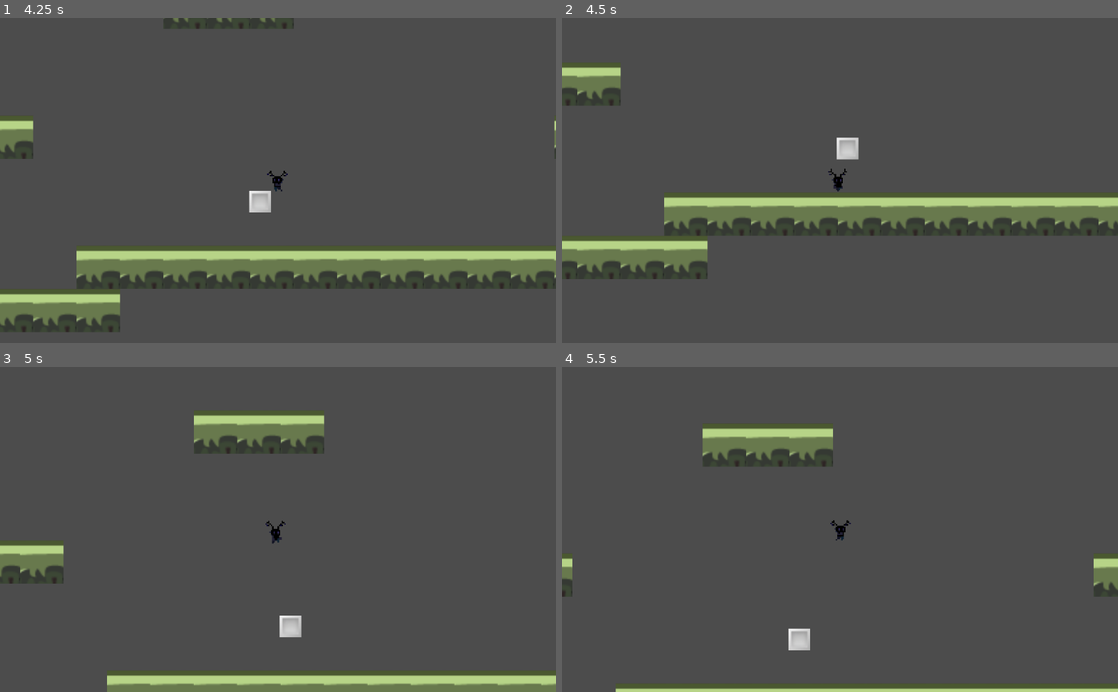
Above: before the commit, frames 1-4 (two rows, left to right).
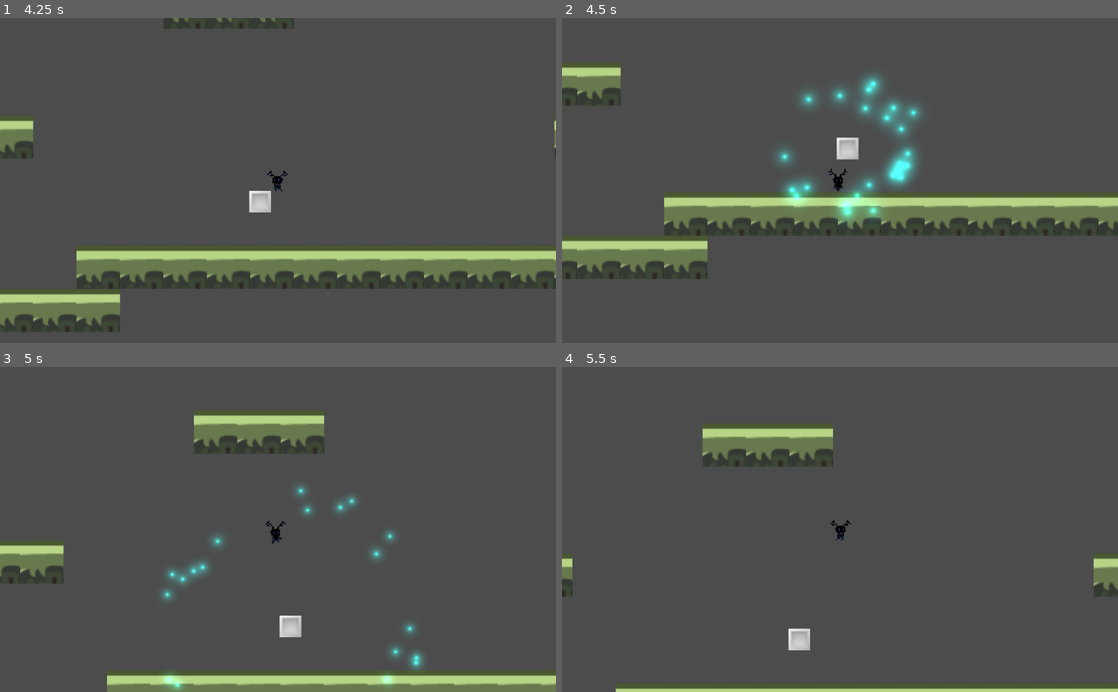
Above: after the commit, the same moments.

Repository: RPI-GameJamTeam/GodotProject
Game: Godot game, scene res://Scenes/MainScene.tscn
Two runs of this game, one before a commit and one after it. Both use one fixed random seed, a clock stepped at 60 frames per second and the inputs below.
Inputs:
- Up to frame 1 (4.25 s): hold D (right) 0.53-2.03 s; tap Space (jump) at 0.6, 0.77, 1.07, 1.35, 1.52, 1.82, 2.1, 2.85, 3.02, 3.32, 3.6, 3.77, 4.07 s; hold A (left) from 2.03 s (still down)
- Up to frame 2 (4.5 s): release A (left) at 4.28 s; hold D (right) from 4.28 s (still down); tap Space (jump) at 4.35 s
- Up to frame 3 (5 s): keep holding D (right); tap Space (jump) at 4.52, 4.82 s
- Up to frame 4 (5.5 s): keep holding D (right); tap Space (jump) at 5.1 s

Frame 1 is identical in both runs. In frame 2, 3.1% of the frame differs, in the area x 38-65%, y 17-63%; in frame 3, 1.2%; in frame 4, nothing differs.

Commit message:
Particle effects on pickup

Diff:
--- a/Game Jam/Scenes/PickUp.tscn
+++ b/Game Jam/Scenes/PickUp.tscn
@@ -1,14 +1,43 @@
-[gd_scene load_steps=4 format=2]
+[gd_scene load_steps=9 format=2]
 
 [ext_resource path="res://Asset/Art/TempPlayerSprite.png" type="Texture" id=1]
 [ext_resource path="res://Scripts/PickUp.gd" type="Script" id=2]
+[ext_resource path="res://Asset/Art/floaty_64.png" type="Texture" id=3]
 
 [sub_resource type="CapsuleShape2D" id=1]
 height = 0.0
 
+[sub_resource type="CanvasItemMaterial" id=2]
+blend_mode = 1
+particles_animation = true
+particles_anim_h_frames = 7
+particles_anim_v_frames = 7
+particles_anim_loop = false
+
+[sub_resource type="Curve" id=4]
+_data = [ Vector2( 0, 1 ), 0.0, 0.0, 0, 0, Vector2( 1, 0.161036 ), 0.0, 0.0, 0, 0 ]
+
+[sub_resource type="CurveTexture" id=5]
+curve = SubResource( 4 )
+
+[sub_resource type="ParticlesMaterial" id=3]
+emission_shape = 1
+emission_sphere_radius = 9.75
+flag_disable_z = true
+spread = 180.0
+gravity = Vector3( 0, 0, 0 )
+initial_velocity = 300.0
+orbit_velocity = 0.0
+orbit_velocity_random = 0.0
+linear_accel = -300.0
+angle_random = 1.0
+scale_curve = SubResource( 5 )
+color = Color( 0.0509804, 0.854902, 0.796078, 1 )
+
 [node name="PickUp" type="Area2D" groups=[
 "PickUp",
 ]]
+position = Vector2( 0, -0.176773 )
 script = ExtResource( 2 )
 __meta__ = {
 "_edit_group_": true
@@ -20,4 +49,15 @@
 [node name="CollisionShape2D" type="CollisionShape2D" parent="."]
 shape = SubResource( 1 )
 
+[node name="Particles2D" type="Particles2D" parent="."]
+material = SubResource( 2 )
+emitting = false
+amount = 24
+lifetime = 0.75
+one_shot = true
+explosiveness = 0.91
+randomness = 0.26
+process_material = SubResource( 3 )
+texture = ExtResource( 3 )
+
 [connection signal="body_entered" from="." to="." method="_on_PickUp_body_entered"]
--- a/Game Jam/Scripts/PickUp.gd
+++ b/Game Jam/Scripts/PickUp.gd
@@ -1,6 +1,13 @@
 extends Area2D
+
+
+enum ElementState { PARTICLE, WATER, FIRE, AIR, GROUND }
+var type = ElementState.FIRE
 
 func _on_PickUp_body_entered(body):
 	if body.is_in_group("Player"):
 		body.get_node("Camera2D").add_trauma(0.6)
 		body.get_node("Camera2D").shake()
+		$Particles2D.restart()
+
+		body.apply_element(type)
--- a/Game Jam/Scripts/Player.gd
+++ b/Game Jam/Scripts/Player.gd
@@ -8,9 +8,13 @@
 var velocity = Vector2()
 var input = Vector2()
 
+enum ElementState { PARTICLE, WATER, FIRE, AIR, GROUND }
+var state
+
 onready var gravity = ProjectSettings.get_setting("physics/2d/default_gravity")
 
 func _ready():
+	state = ElementState.PARTICLE
 	$AnimatedSprite.play("idle")
 
 func get_input():
@@ -49,5 +53,8 @@
 
 	velocity = move_and_slide_with_snap(velocity, Vector2.DOWN, Vector2.UP)
 
-	if is_on_floor() and Input.is_action_just_pressed("jump"):
+	if is_on_floor() and Input.is_action_just_pressed("jump") and state != ElementState.WATER:
 		velocity.y = -JUMP_SPEED
+
+func apply_element(element):
+	state = element
Binary file added: Game Jam/Asset/Art/floaty_64.png
Not shown, added: Game Jam/Asset/Art/floaty_64.png.import
